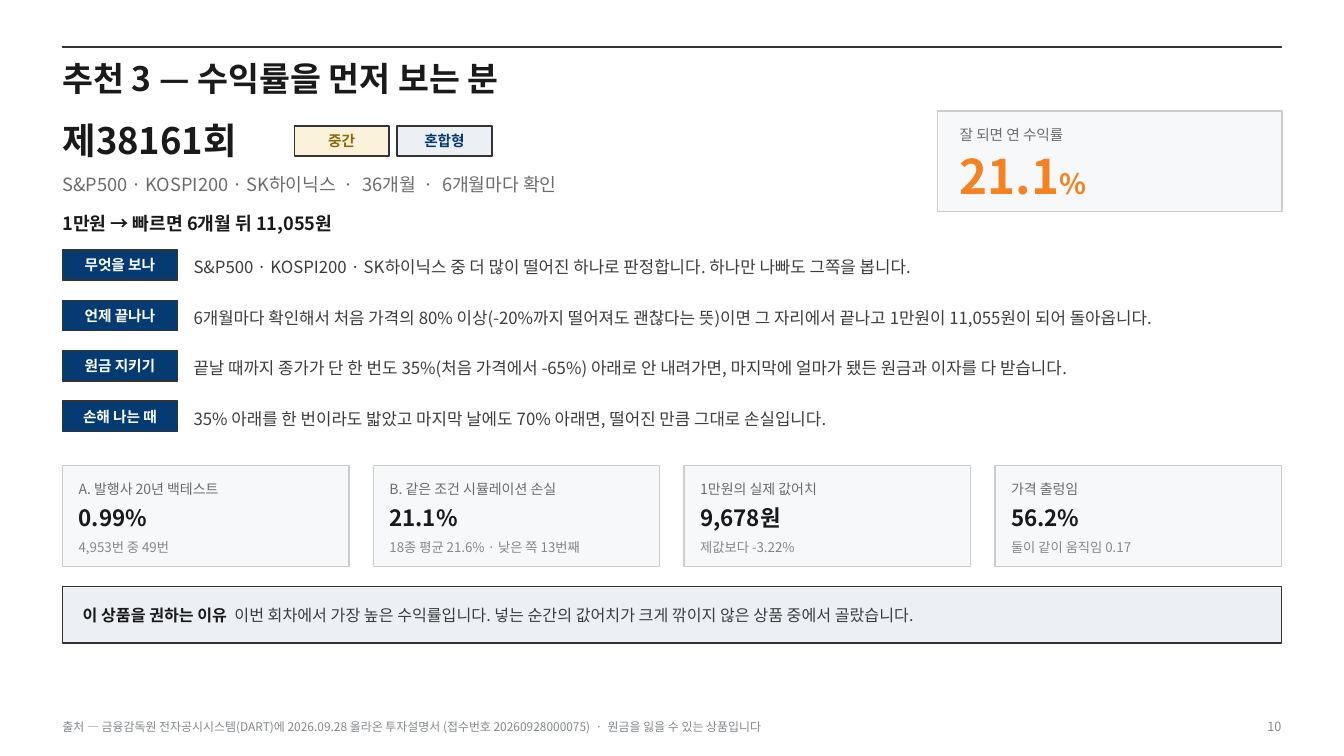
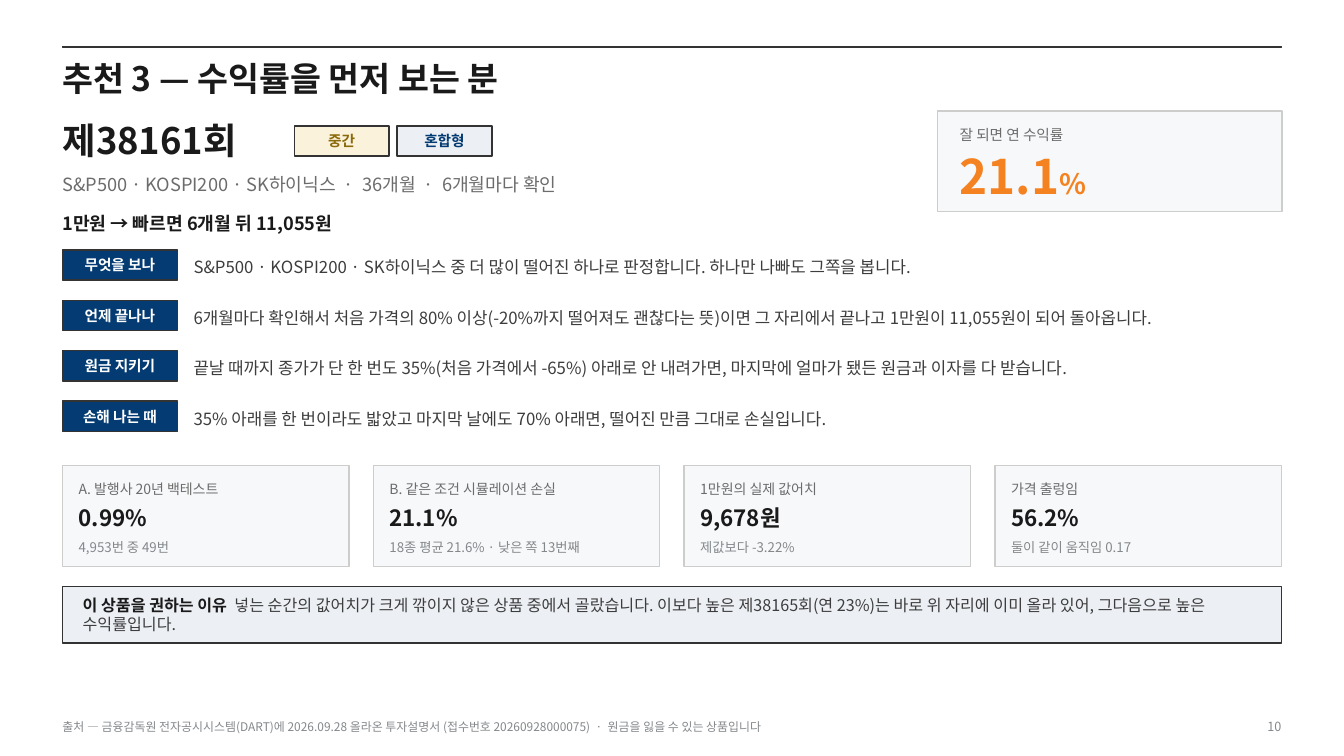
Before and after one commit to hanaroline/work_1, a slide deck: slide 10 of els-analysis-deck.pptx. Drawn at 1344x756 pixels with LibreOffice and Linux fonts; fonts in the diff are those of the drawing. Boxes give left, top, right and bottom in pixels: in the first picture for what was removed or moved away, otherwise in the second. Text is boxed around its words. In the diff, an @@ line names an element or a change of style, - is before the commit and + after.

```diff
--- a/els-analysis-deck.pptx
+++ b/els-analysis-deck.pptx
@@ text at box(83, 597, 1206, 632): text changed @@
-이 상품을 권하는 이유 이번 회차에서 가장 높은 수익률입니다. 넣는 순간의 값어치가 크게 깎이지 않은 상품 중에서 골랐습니다.
+이 상품을 권하는 이유 넣는 순간의 값어치가 크게 깎이지 않은 상품 중에서 골랐습니다. 이보다 높은 제38165회(연 23%)는 바로 위 자리에 이미 올라 있어, 그다음으로 높은 수익률입니다.
```
Also in this commit, not shown: 1 other slide changed, 8 other files.
